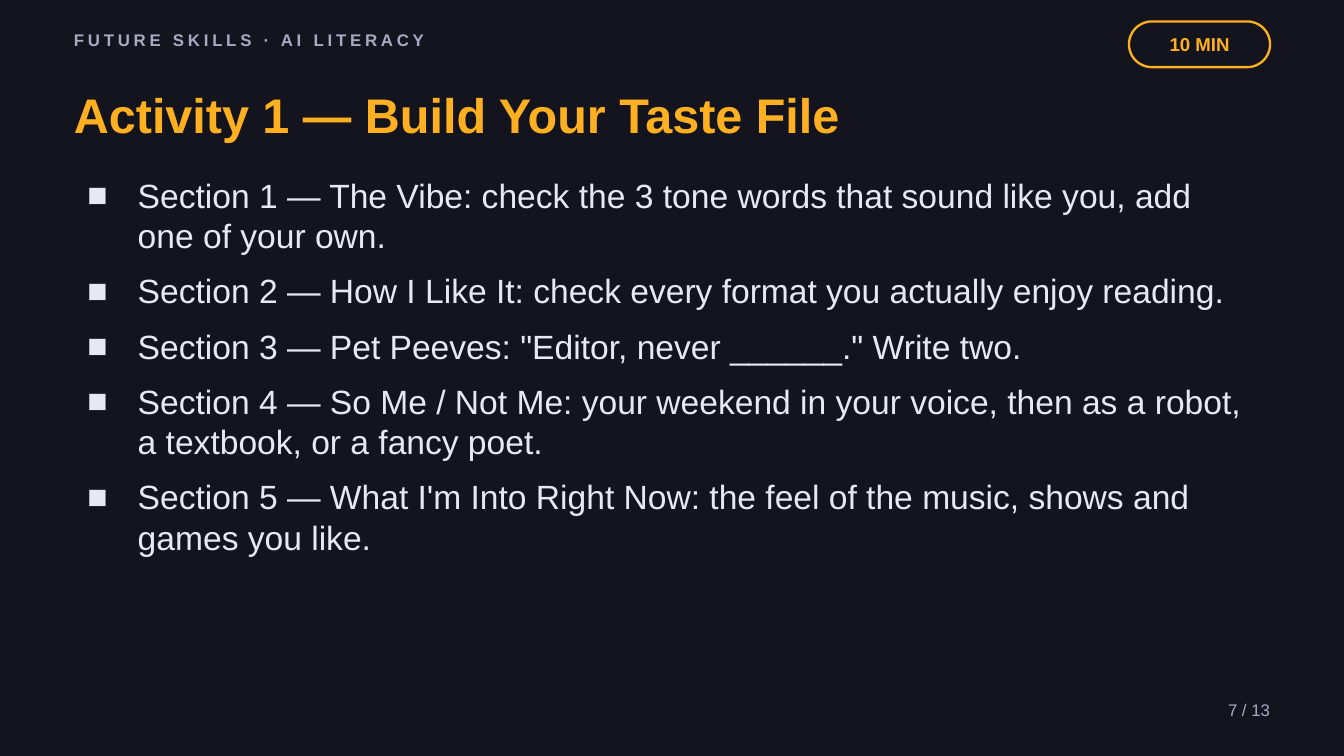
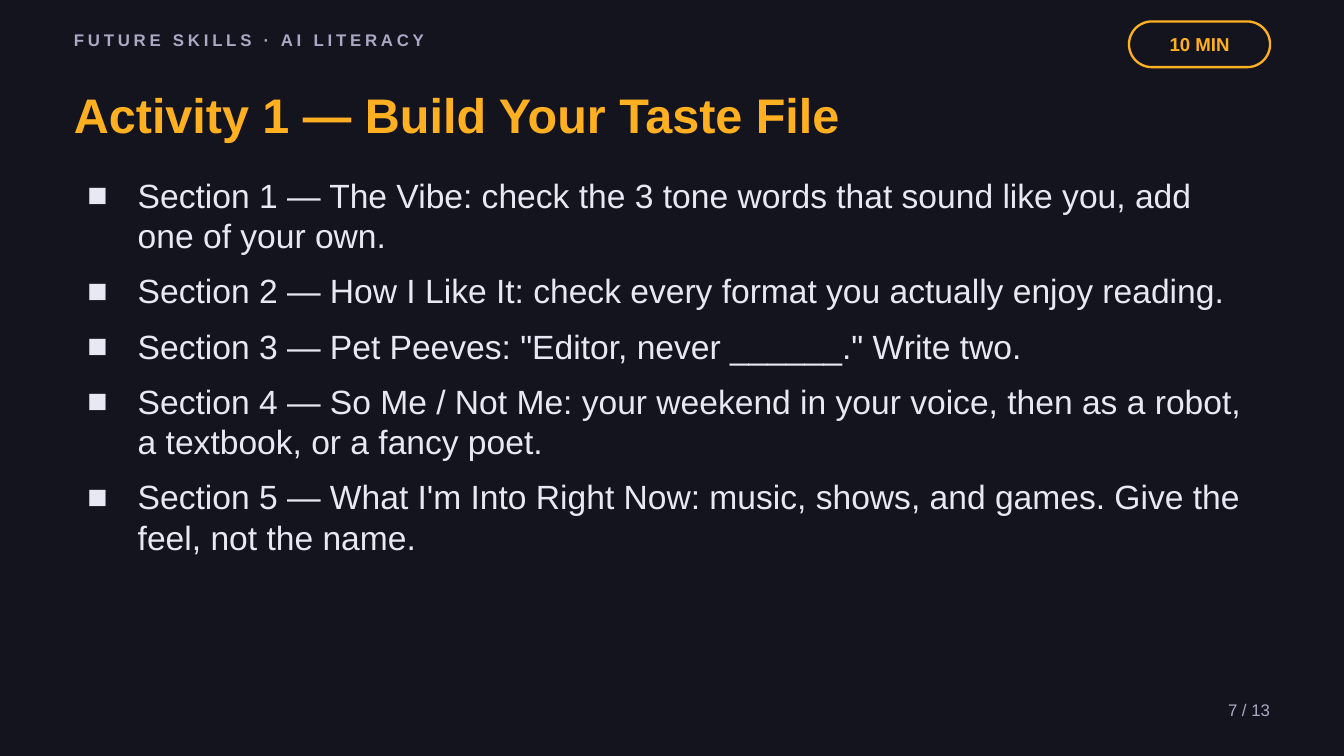
Before and after one commit to phiunit/tptphi, a slide deck: slide 7 of products/ai-taste-file/dist/Teach AI Your Taste - Slides.pptx. Drawn at 1344x756 pixels with LibreOffice and Linux fonts; fonts in the diff are those of the drawing. Boxes give left, top, right and bottom in pixels: in the first picture for what was removed or moved away, otherwise in the second. Text is boxed around its words. In the diff, an @@ line names an element or a change of style, - is before the commit and + after.

```diff
--- a/products/ai-taste-file/dist/Teach AI Your Taste - Slides.pptx
+++ b/products/ai-taste-file/dist/Teach AI Your Taste - Slides.pptx
@@ text at (138,484,1240,555): text changed @@
-■ Section 5 — What I'm Into Right Now: the feel of the music, shows and games you like.
+■ Section 5 — What I'm Into Right Now: music, shows, and games. Give the feel, not the name.
```
Also in this commit, not shown: 8 other slides changed, 35 other files.
